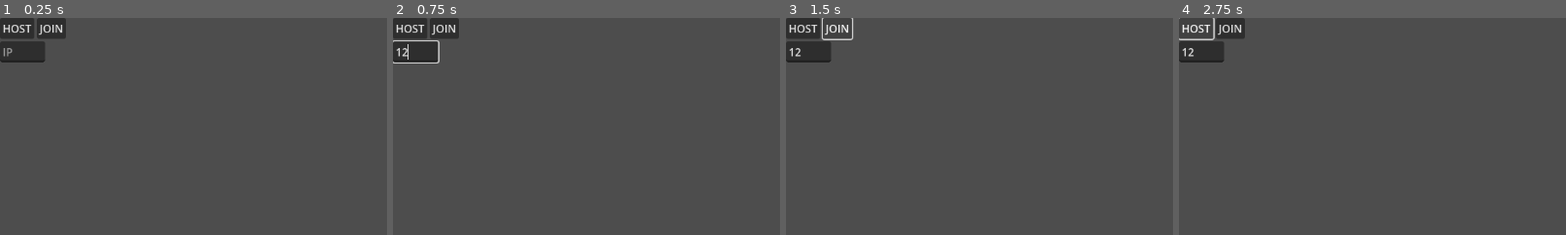
Above: before the commit, frames 1-4 (left to right).
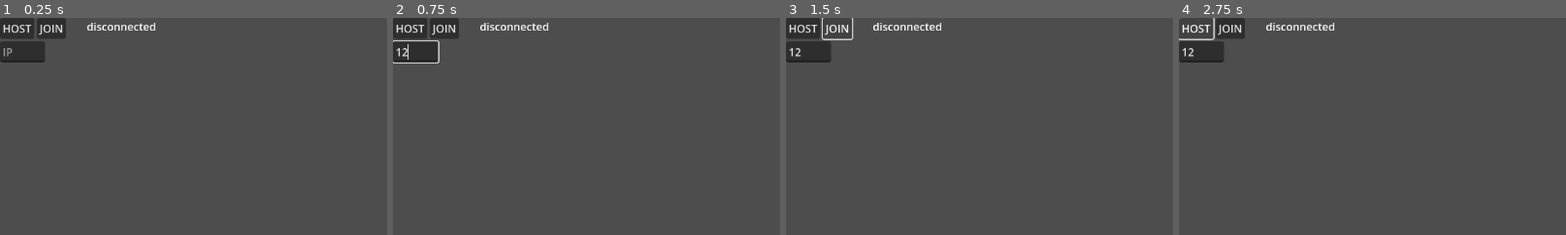
Above: after the commit, the same moments.

Repository: RogerRandomDev/multiplayerGODOT
Game: Godot game, scene res://node_2d.tscn
Same seed, same stepped clock (60 frames per second), same inputs: the game is played once before the commit and once after it.
Inputs (mouse positions are % of the whole screen's width and height, from its top left):
- Up to frame 1 (0.25 s): no input
- Up to frame 2 (0.75 s): click (3, 8) at 0.52 s; type "12" at 0.6 s
- Up to frame 3 (1.5 s): click "JOIN" at 1.25 s
- Up to frame 4 (2.75 s): click "HOST" at 2 s
The pictures show only the part of the screen within x 0-50%, y 0-50%; the shares and areas given below are measured in that part.

The runs differ from the first frame. In frame 1, 0.3% of the frame differs, in the area x 22-41%, y 2-6%; in frame 2, 0.3%; in frame 3, 0.3%; in frame 4, 0.3%.

Commit message:
got connection tests working

Diff:
--- a/multiplayer/node_2d.gd
+++ b/multiplayer/node_2d.gd
@@ -26,12 +26,16 @@
 	peer.connect("peer_connected",print_peer)
 
 
+func update_connection():
+	$Map/Label.text="connected"
+
 func connectServer(ip="",pack=""):
-	print(targetIP)
+	peer.connect("connection_succeeded",update_connection)
 	ip=targetIP
-	peer.create_client(ip,port)
+	var connecting=peer.create_client(ip,port)
 	multiplayer.set_multiplayer_peer(peer)
 	connected=true
+	is_host="asClient"
 
 
 
@@ -52,6 +56,9 @@
 	udp.set_dest_address('255.255.255.255',udp_port)
 	udp.put_packet(sendPacket)
 
+func asClient(delta):
+	pass
+
 
 func setup() -> void:
 	peer.set_target_peer(ENetMultiplayerPeer.TARGET_PEER_SERVER)
--- a/multiplayer/node_2d.tscn
+++ b/multiplayer/node_2d.tscn
@@ -38,5 +38,12 @@
 [node name="CollisionPolygon2D" type="CollisionPolygon2D" parent="Map/StaticBody2D"]
 polygon = PackedVector2Array(-30, 428, 544, 426, 585, 567, 852, 491, 928, 309, 1022, 359, 1027, 608, -22, 619)
 
+[node name="Label" type="Label" parent="Map"]
+offset_left = 129.0
+offset_top = 1.0
+offset_right = 372.0
+offset_bottom = 125.0
+text = "disconnected"
+
 [connection signal="pressed" from="HFlowContainer/Button" to="." method="host"]
 [connection signal="pressed" from="HFlowContainer/Button2" to="." method="connectServer"]
